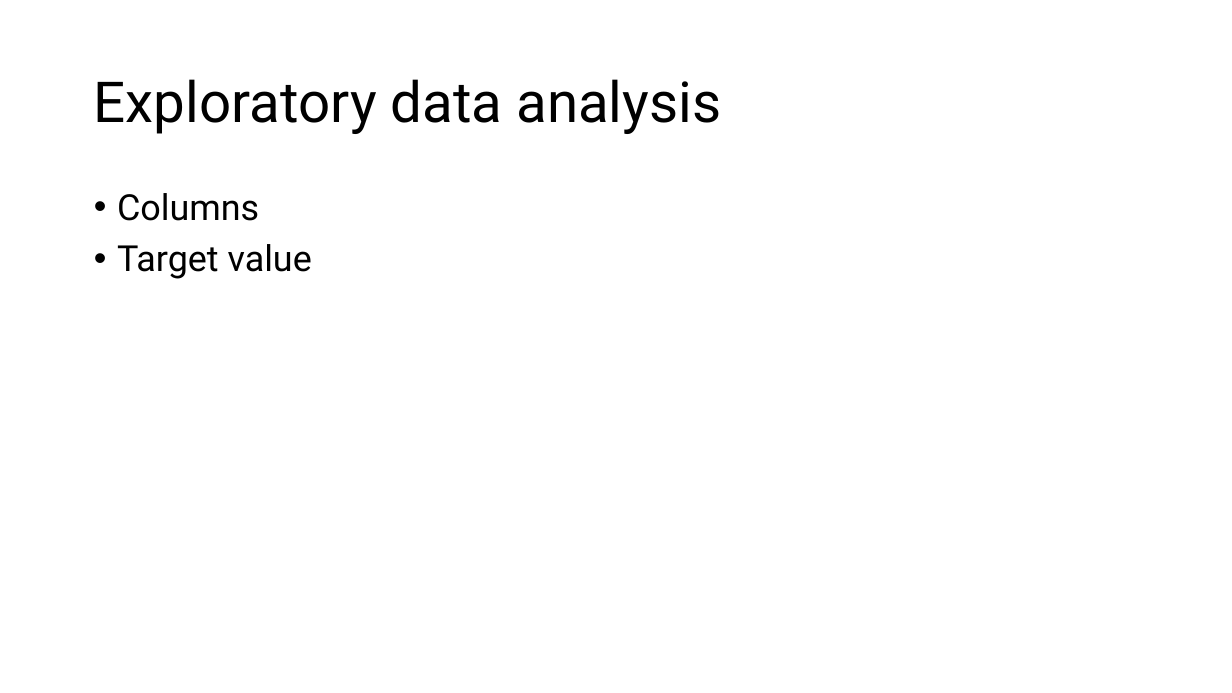
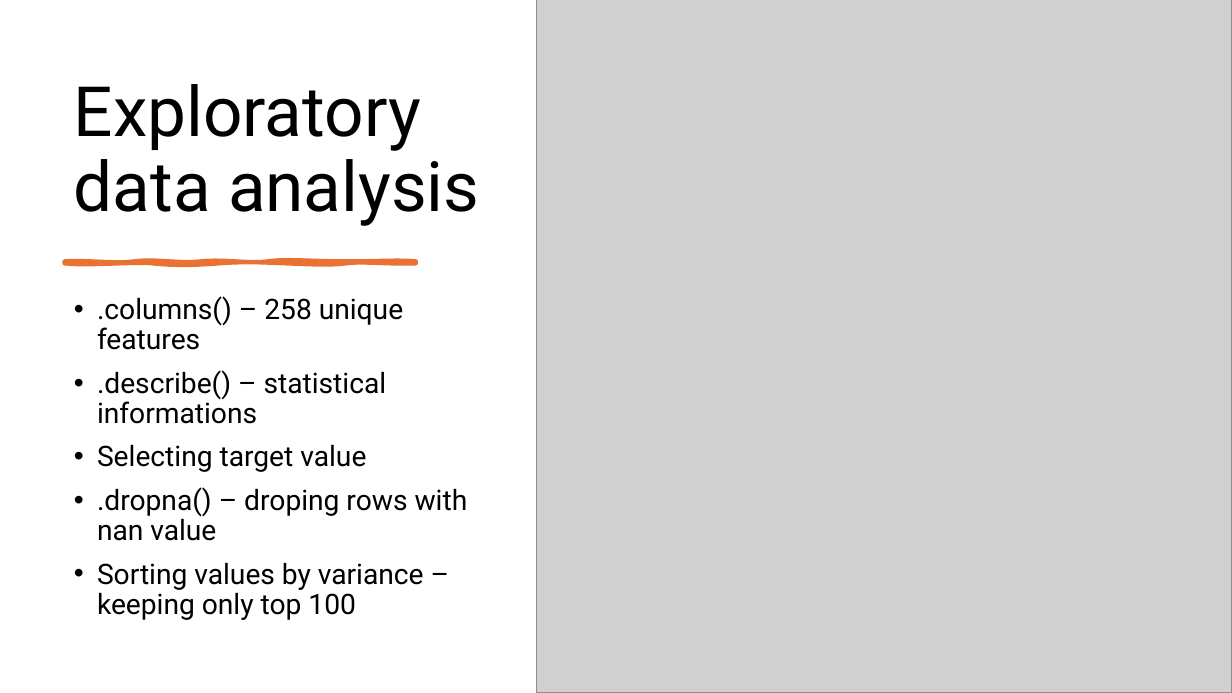
Before and after one commit to KissDanielMark/CustomerAnalytics_Competition, a slide deck: slide 2 of Presentation1.pptx. Drawn at 1232x693 pixels with LibreOffice and Linux fonts; fonts in the diff are those of the drawing; grey boxes stand for pictures. Boxes give left, top, right and bottom in pixels: in the first picture for what was removed or moved away, otherwise in the second. Text is boxed around its words. In the diff, an @@ line names an element or a change of style, - is before the commit and + after.

```diff
--- a/Presentation1.pptx
+++ b/Presentation1.pptx
@@ picture added at [537,0,1232,693] @@
@@ title "Exploratory data analysis": place and size @@
-title "Exploratory data analysis" at [94,79,721,134]
+title "Exploratory data analysis" at [74,84,479,226]
@@ title "Exploratory data analysis" at [74,84,479,226]: size 44 to 54 pt; vertical alignment middle to bottom @@
@@ freeform shape added at [65,262,416,263], fill #E97132, outline #E97132 3.5 pt @@
@@ text at [97,296,468,620]: text changed; size 28 to 22 pt @@
-• Columns
-• Target value
+• .columns() – 258 unique features
+• .describe() – statistical informations
+• Selecting target value
+• .dropna() – droping rows with nan value
+• Sorting values by variance – keeping only top 100
```
Also in this commit, not shown: 5 other slides changed, 2 slides added, 4 slides removed, 9 other files.
